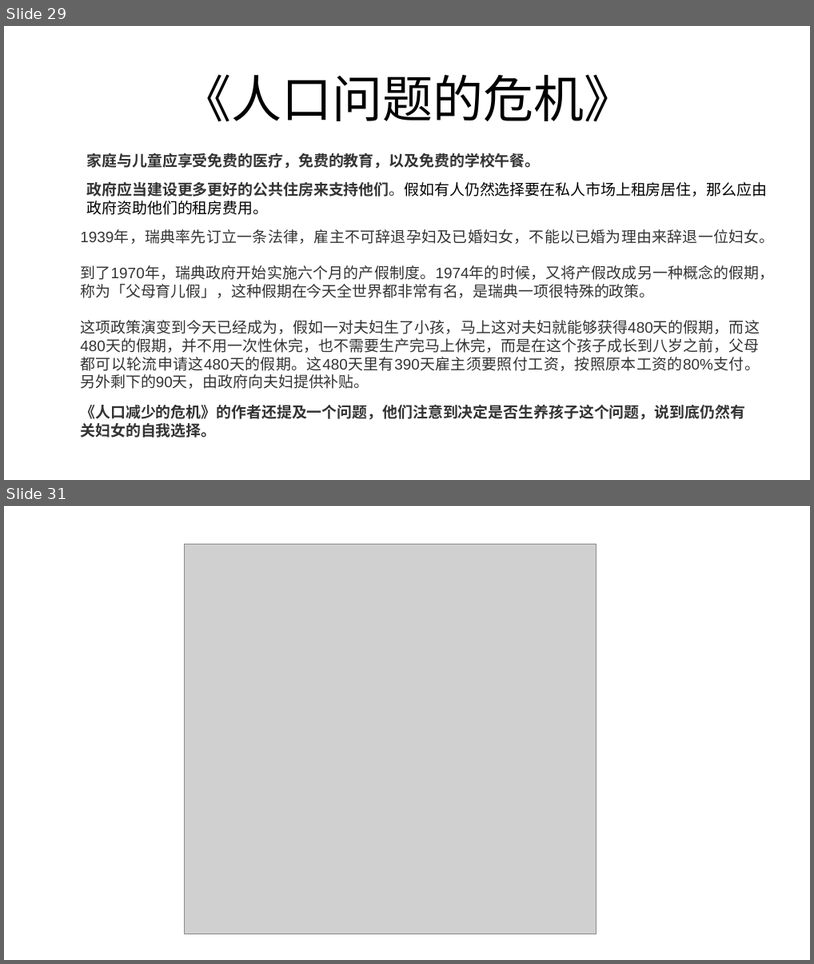
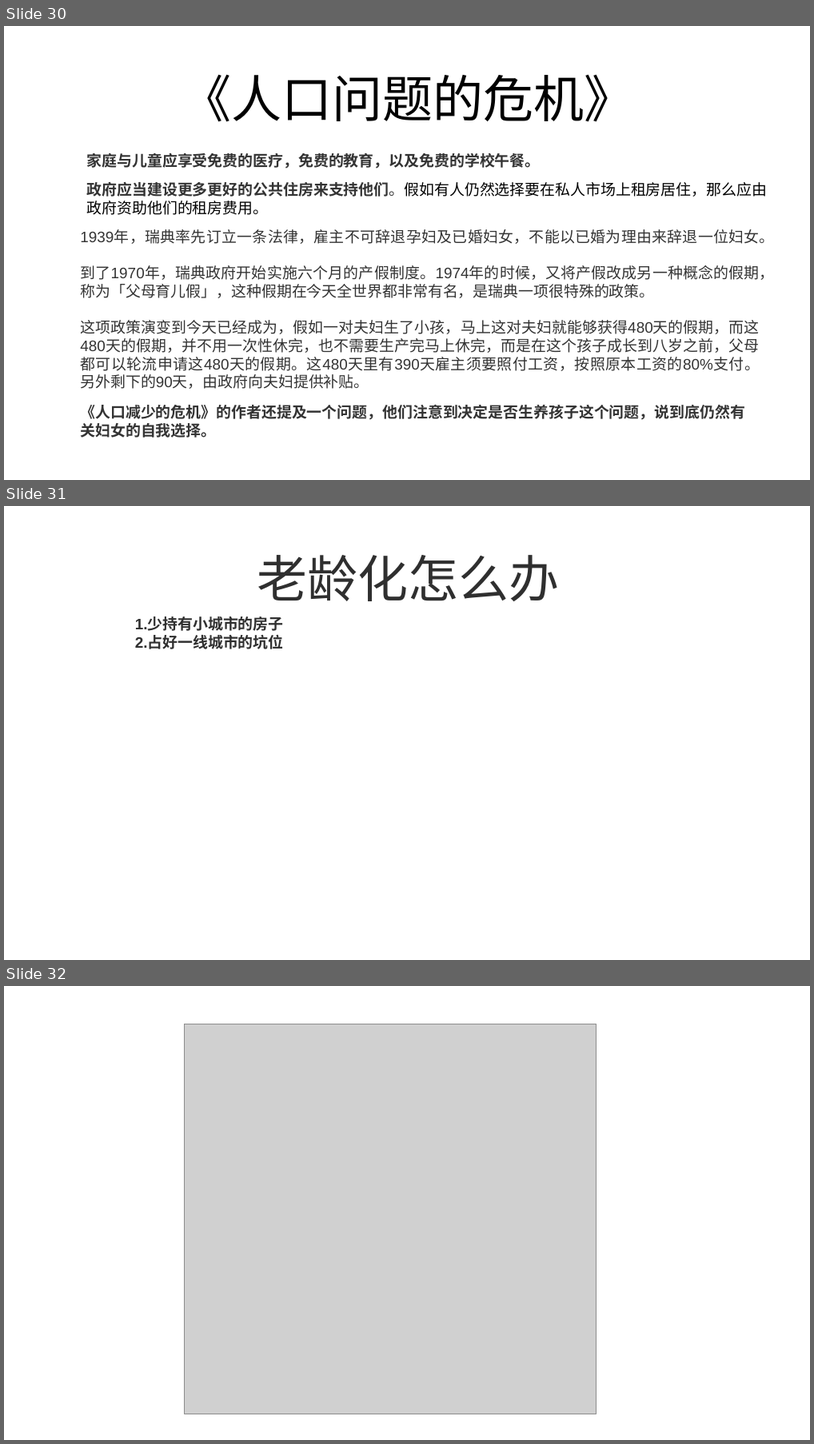
Before and after one commit to FredJiangFei/freetalk, a slide deck: 生娃是国家大事/sw.pptx. Shown one above the other, each under a label of ours: slides 29 and 31 before the commit, slides 30, 31 and 32 after it; the slides between them are not shown. The pictures are 814x964 and 814x1444 pixels, drawn with LibreOffice and Linux fonts; fonts in the diff are those of the drawing; grey boxes stand for pictures. Boxes give left, top, right and bottom in pixels: in the first picture for what was removed or moved away, otherwise in the second. Text is boxed around its words. In the diff, an @@ line names an element or a change of style, - is before the commit and + after.

```diff
--- a/生娃是国家大事/sw.pptx
+++ b/生娃是国家大事/sw.pptx
@@ slide 31 added at (x1=4, y1=506, x2=810, y2=960), background #FFFFFF @@
@@ title added at (x1=257, y1=555, x2=559, y2=601), 60 pt, text #2F2F2F @@
+老龄化怎么办
@@ text added at (x1=135, y1=618, x2=284, y2=649), 18 pt, text #2F2F2F, bold @@
+1.少持有小城市的房子
+2.占好一线城市的坑位
@@ what was slide 29 is now slide 30 @@
@@ what was slide 31 is now slide 32 @@
```
Also in this commit, not shown: 7 slides changed, 7 other slides added, 7 slides removed.
